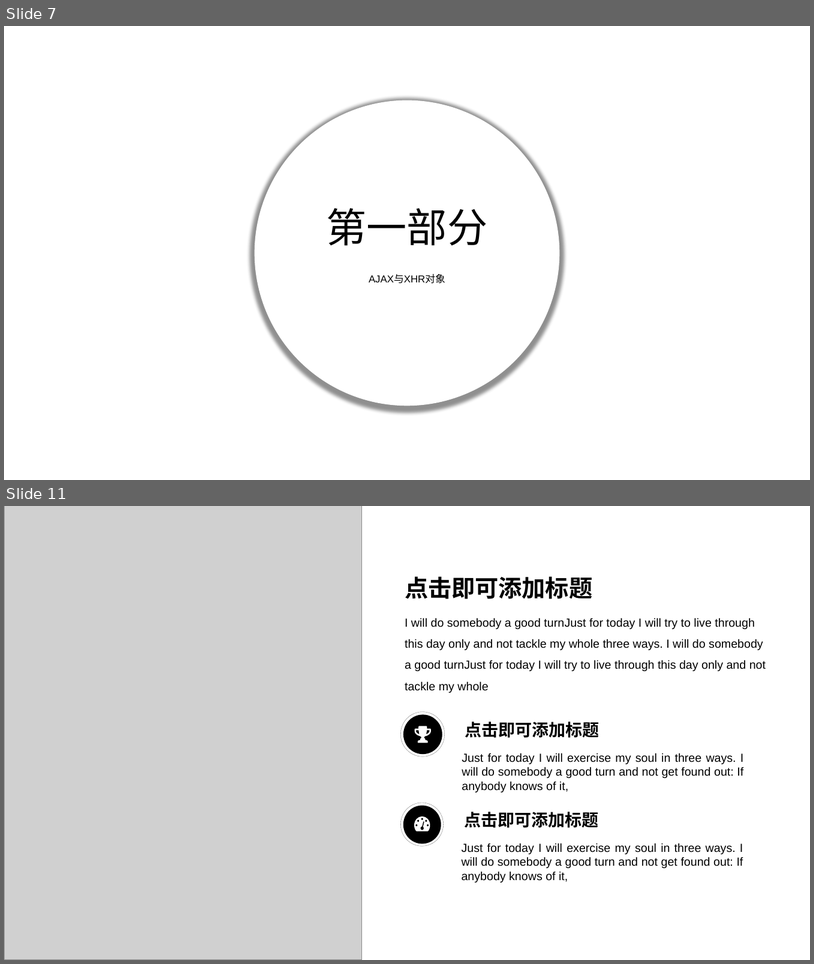
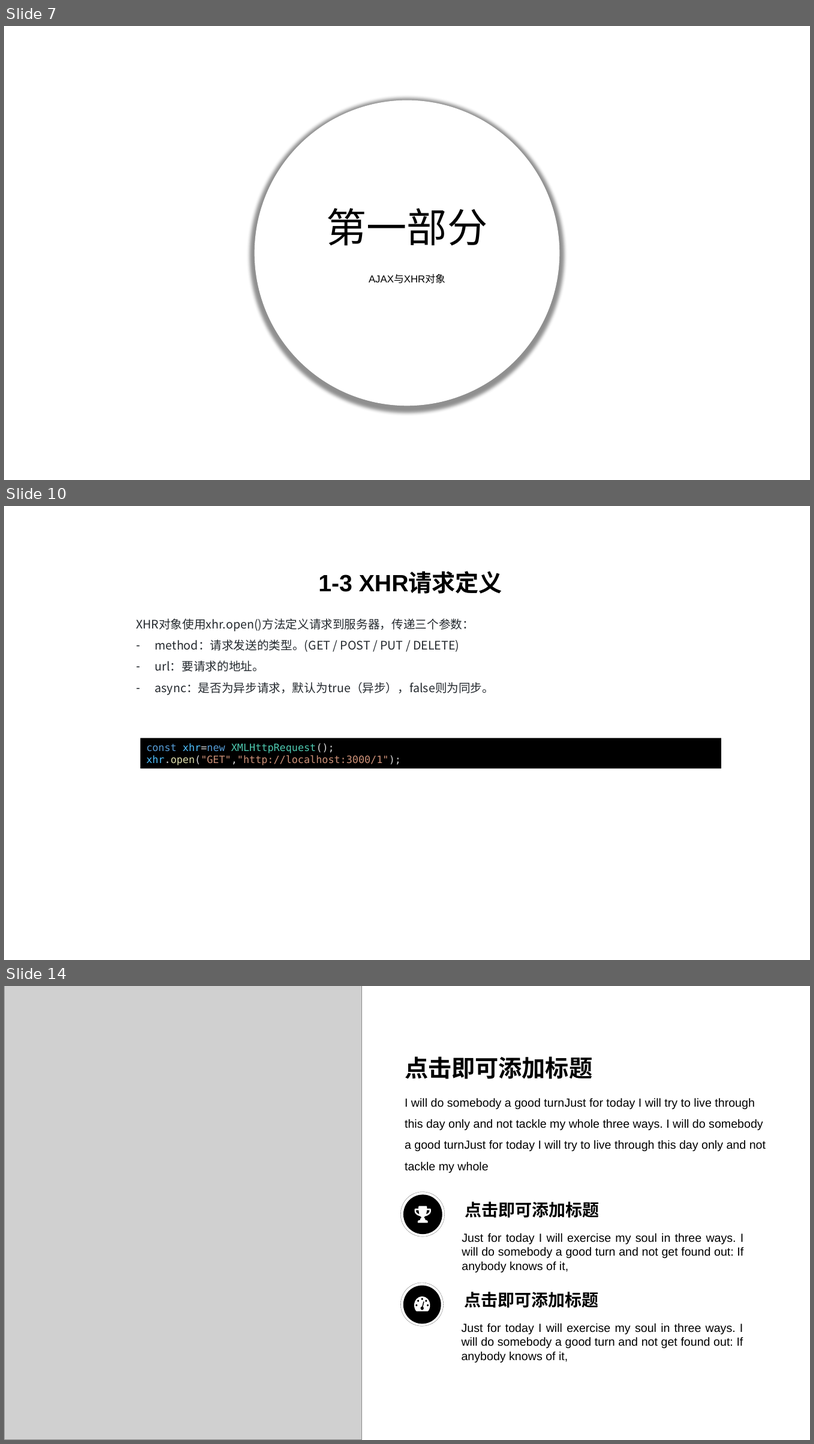
Before and after one commit to CowenZhengHao/ajax, a slide deck: 课件.pptx. Shown one above the other, each under a label of ours: slides 7 and 11 before the commit, slides 7, 10 and 14 after it; the slides between them are not shown. The pictures are 814x964 and 814x1444 pixels, drawn with LibreOffice and Linux fonts; fonts in the diff are those of the drawing; grey boxes stand for pictures; background and template pictures are left out. Boxes give left, top, right and bottom in pixels: in the first picture for what was removed or moved away, otherwise in the second. Text is boxed around its words. In the diff, an @@ line names an element or a change of style, - is before the commit and + after.

```diff
--- a/课件.pptx
+++ b/课件.pptx
@@ slide 10 added at box(4, 506, 810, 960), background #FFFFFF @@
@@ text added at box(318, 573, 503, 594), 28 pt, text #000000, bold @@
+1-3 XHR请求定义
@@ text added at box(136, 618, 494, 695), 14 pt, text #24292E @@
+XHR对象使用xhr.open()方法定义请求到服务器，传递三个参数：
+– method：请求发送的类型。(GET / POST / PUT / DELETE)
+– url：要请求的地址。
+– async：是否为异步请求，默认为true（异步），false则为同步。
@@ rectangle added at box(141, 738, 722, 768), fill #000000, 12 pt, text #CE9178 @@
+const xhr=new XMLHttpRequest();
+xhr.open("GET","http://localhost:3000/1");
@@ what was slide 11 is now slide 14 @@
```
Also in this commit, not shown: 2 slides changed, 3 other slides added, 1 slide removed, 3 other files.
